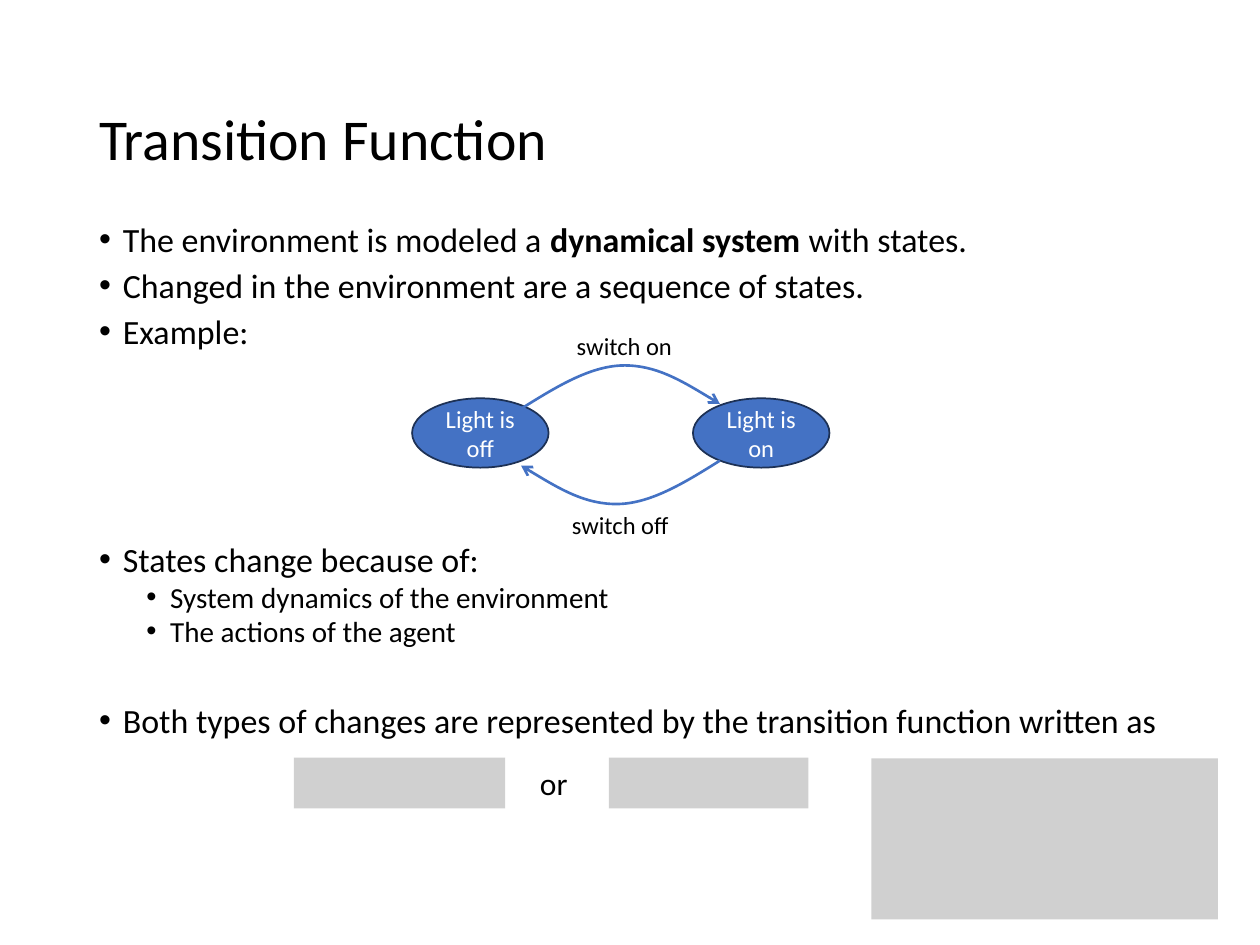
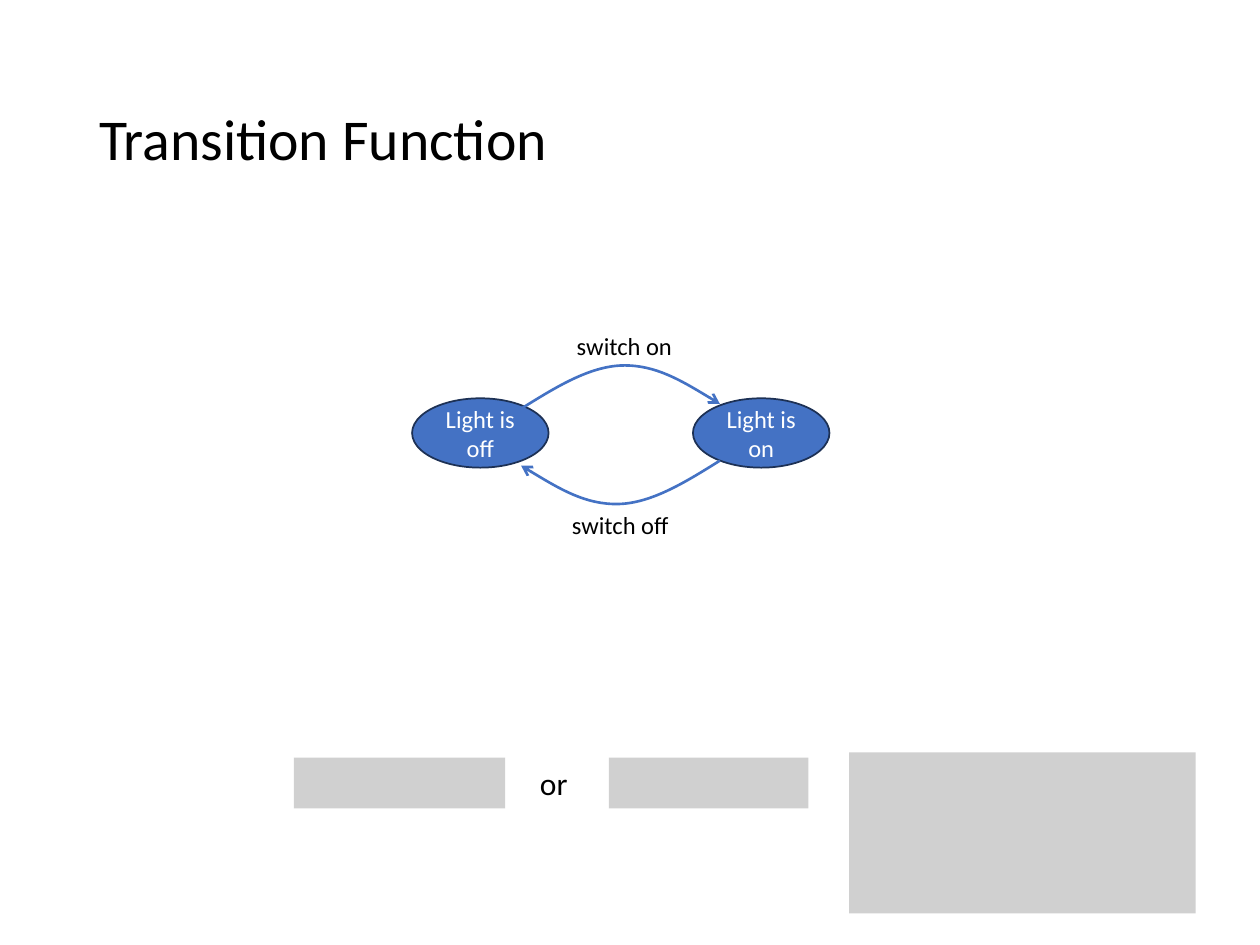
Before and after one commit to mhahsler/CS7320-AI, a slide deck: slide 24 of slides/02_agents.pptx. Drawn at 1260x945 pixels with LibreOffice and Linux fonts; fonts in the diff are those of the drawing; grey boxes stand for pictures. Boxes give left, top, right and bottom in pixels: in the first picture for what was removed or moved away, otherwise in the second. Text is boxed around its words. In the diff, an @@ line names an element or a change of style, - is before the commit and + after.

```diff
--- a/slides/02_agents.pptx
+++ b/slides/02_agents.pptx
@@ text removed at box(123, 228, 1156, 739) @@
-• The environment is modeled a dynamical system with states.
-• Changed in the environment are a sequence of states.
-• Example:
-• States change because of:
-  • System dynamics of the environment
-  • The actions of the agent
-• Both types of changes are represented by the transition function written as
@@ picture: place and size @@
-picture at box(872, 759, 1218, 920)
+picture at box(849, 752, 1196, 914)
```
Also in this commit, not shown: 1 other slide changed, 1 other file.
